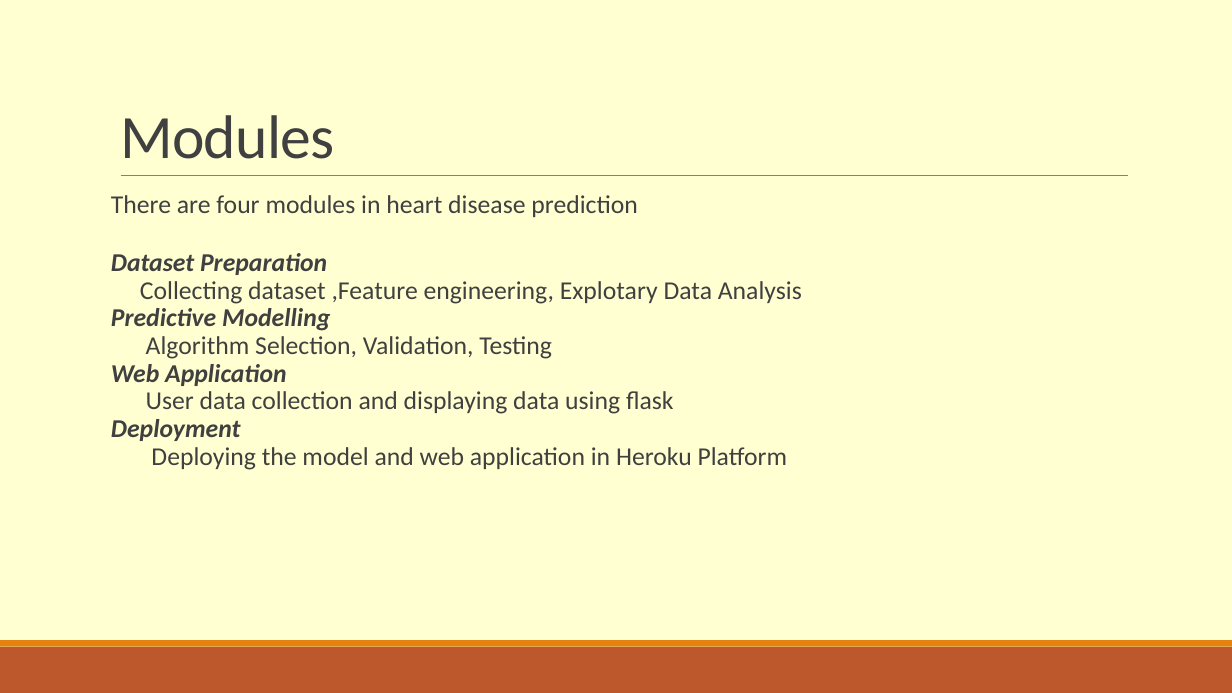
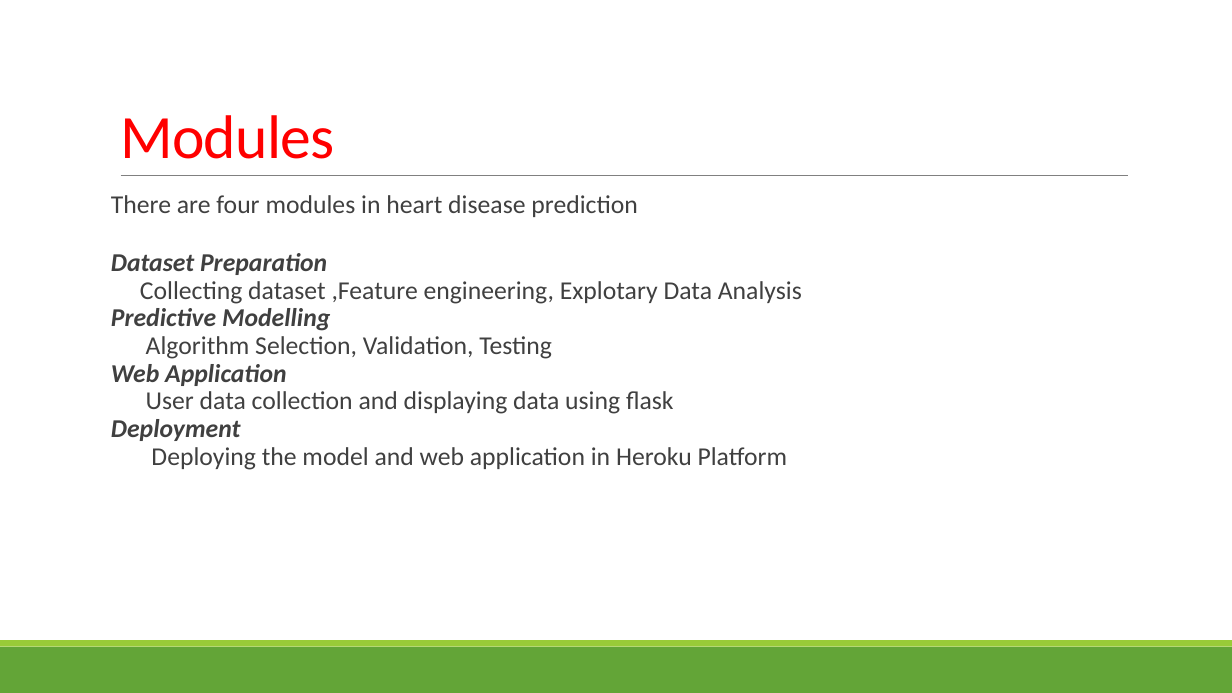
Before and after one commit to Mano181/Heart_Disease_Prediction, a slide deck: slide 5 of Heart Disease Prediction.pptx. Drawn at 1232x693 pixels with LibreOffice and Linux fonts; fonts in the diff are those of the drawing. Boxes give left, top, right and bottom in pixels: in the first picture for what was removed or moved away, otherwise in the second. Text is boxed around its words. In the diff, an @@ line names an element or a change of style, - is before the commit and + after.

```diff
--- a/Heart Disease Prediction.pptx
+++ b/Heart Disease Prediction.pptx
@@ background #FFFFD1 to #FFFFFF @@
@@ title "Modules" at (x1=120, y1=115, x2=335, y2=159): text colour #404040 to #FF0000 @@
@@ rectangle at (x1=0, y1=647, x2=1232, y2=693): fill #BD582C to #63A537 @@
@@ rectangle at (x1=0, y1=640, x2=1232, y2=647): fill #E48312 to #99CB38 @@
```
Also in this commit, not shown: 4 other slides changed.
